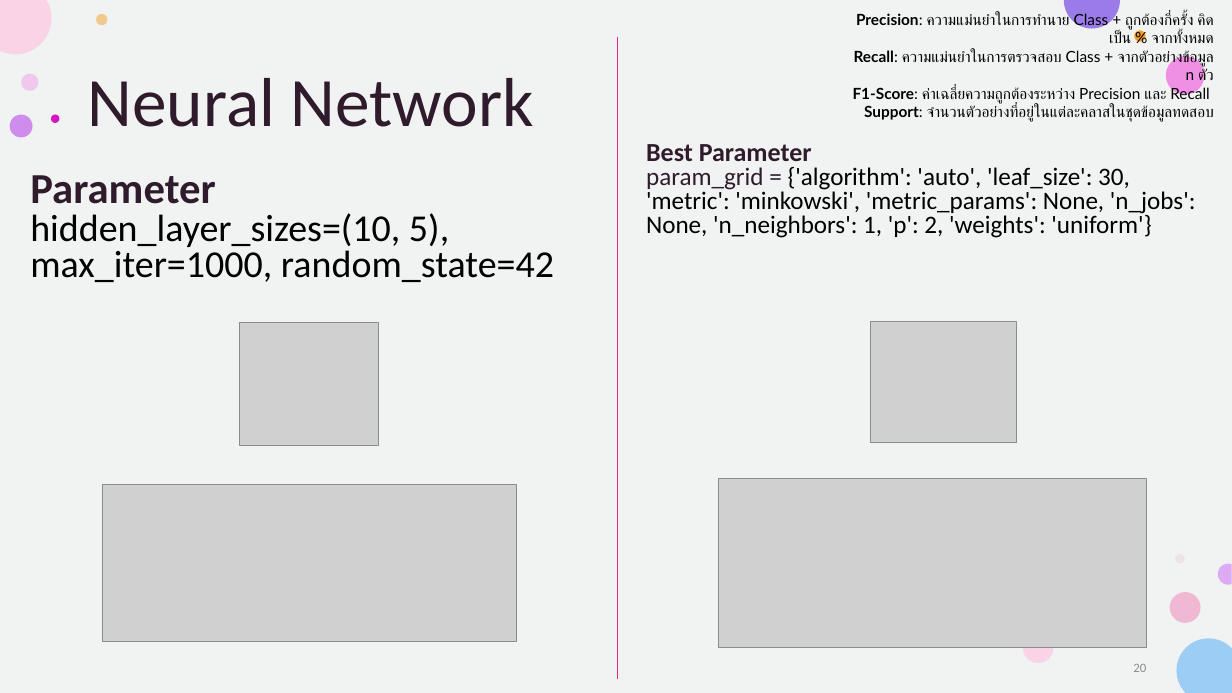
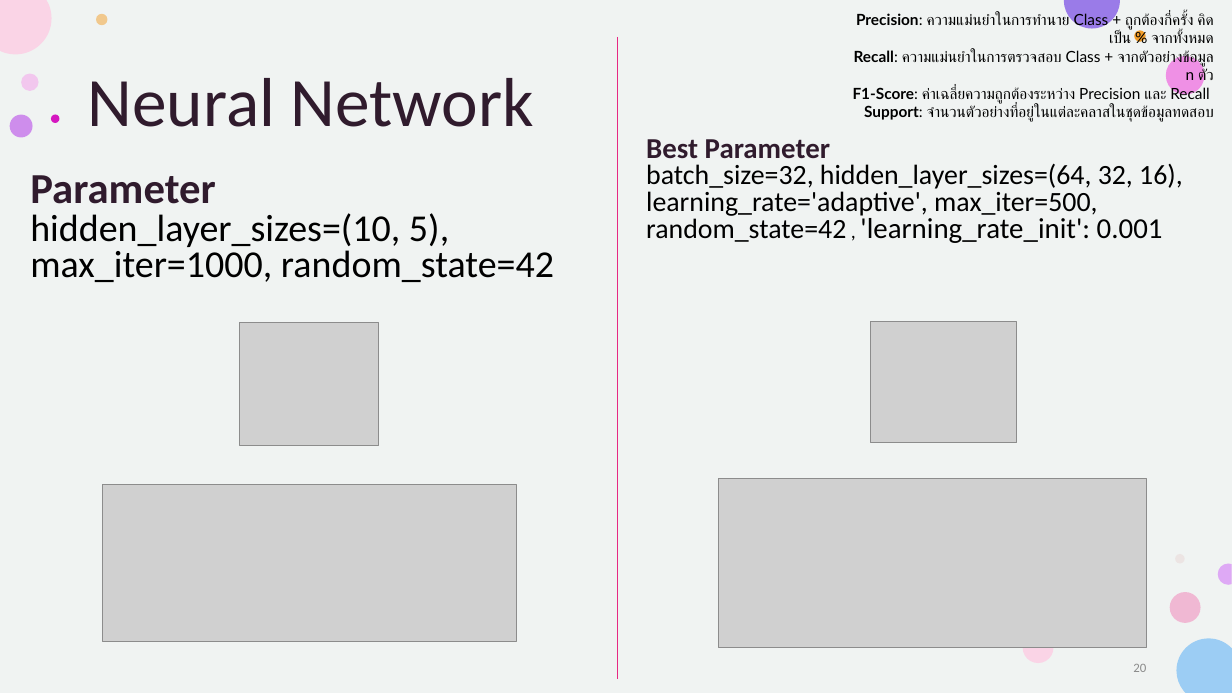
Before and after one commit to PNYWT/Alzheimer-Classification, a slide deck: slide 20 of Alzhemer Classification.pptx. Drawn at 1232x693 pixels with LibreOffice and Linux fonts; fonts in the diff are those of the drawing; grey boxes stand for pictures. Boxes give left, top, right and bottom in pixels: in the first picture for what was removed or moved away, otherwise in the second. Text is boxed around its words. In the diff, an @@ line names an element or a change of style, - is before the commit and + after.

```diff
--- a/Alzhemer Classification.pptx
+++ b/Alzhemer Classification.pptx
@@ text at (646,139,830,165): size 20.3 to 22.5 pt in "Best Parameter" @@
@@ text at (646,164,1183,243): text changed; size 19.6 to 21.7 pt @@
-param_grid = {'algorithm': 'auto', 'leaf_size': 30, 'metric': 'minkowski', 'metric_params': None, 'n_jobs': None, 'n_neighbors': 1, 'p': 2, 'weights': 'uniform'}
+batch_size=32, hidden_layer_sizes=(64, 32, 16), learning_rate='adaptive', max_iter=500, random_state=42 , 'learning_rate_init': 0.001
```
Also in this commit, not shown: 3 other slides changed, 2 other files.
